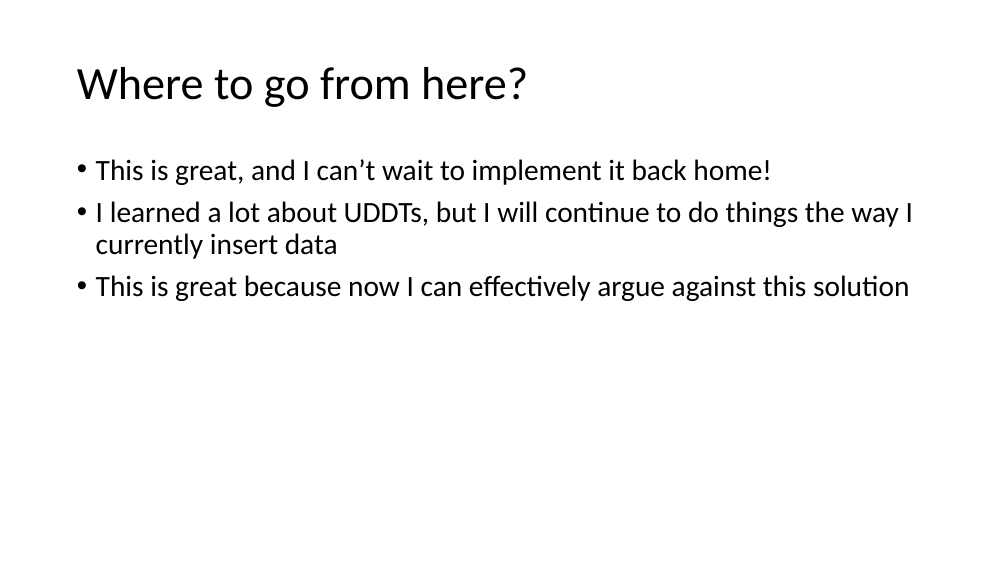
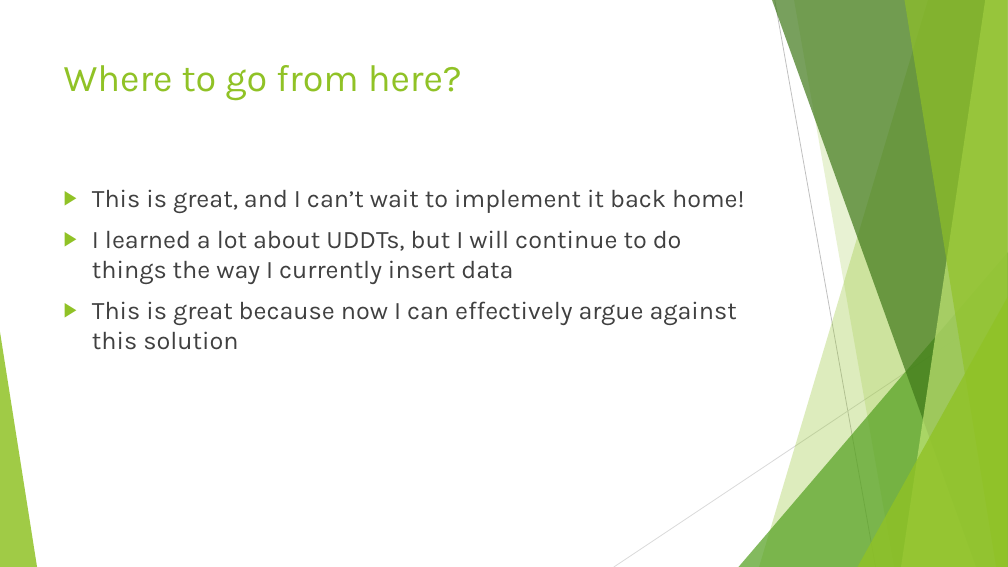
Before and after one commit to jbfoushee/MyPresentations, a slide deck: slide 47 of Datatables_and_Dataframes_to_SQL_Procs/User-defined Table Types.pptx. Drawn at 1008x567 pixels with LibreOffice and Linux fonts; fonts in the diff are those of the drawing. Boxes give left, top, right and bottom in pixels: in the first picture for what was removed or moved away, otherwise in the second. Text is boxed around its words. In the diff, an @@ line names an element or a change of style, - is before the commit and + after.

```diff
--- a/Datatables_and_Dataframes_to_SQL_Procs/User-defined Table Types.pptx
+++ b/Datatables_and_Dataframes_to_SQL_Procs/User-defined Table Types.pptx
@@ title "Where to go from here?": place and size @@
-title "Where to go from here?" at <box>77,67,528,107</box>
+title "Where to go from here?" at <box>64,65,462,101</box>
@@ title "Where to go from here?" at <box>64,65,462,101</box>: size 44 to 36 pt, font Calibri to Karla, text colour #000000 to #90C226; line spacing 0.9 to 1; vertical alignment middle to top @@
@@ text "This is great, and I ...": place and size @@
-text "This is great, and I ..." at <box>96,159,913,301</box>
+text "This is great, and I ..." at <box>92,189,744,350</box>
@@ text "This is great, and I ..." at <box>92,189,744,350</box>: size 28 to 24 pt, font Calibri to Karla, text colour #000000 to #404040; bullet • to ▶; line spacing 0.9 to 1 @@
@@ group added at <box>0,0,1008,567</box>: 5 freeform shapes, 3 triangles, 2 lines @@
```
Also in this commit, not shown: 17 other slides changed, 1 slide added, 1 slide removed.
